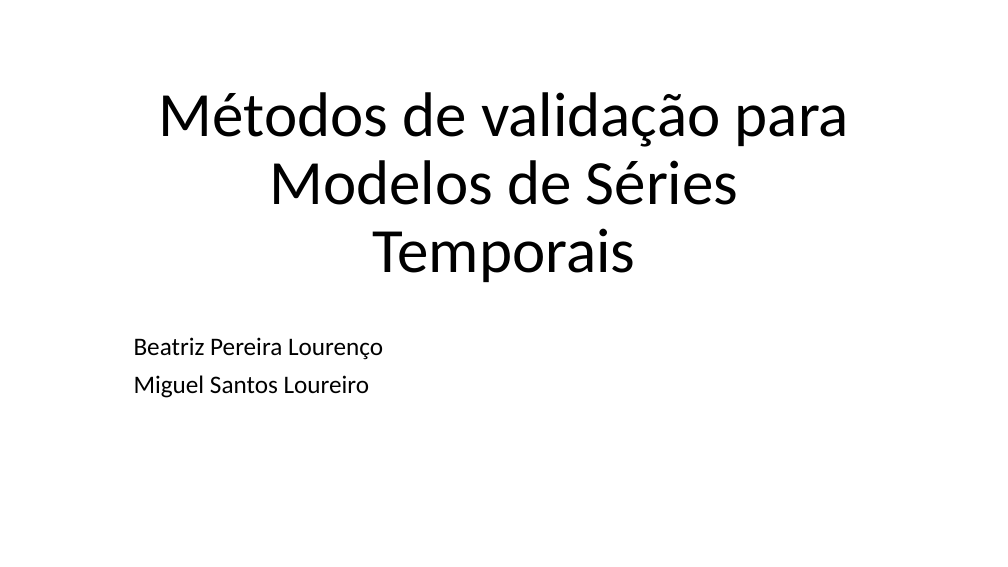
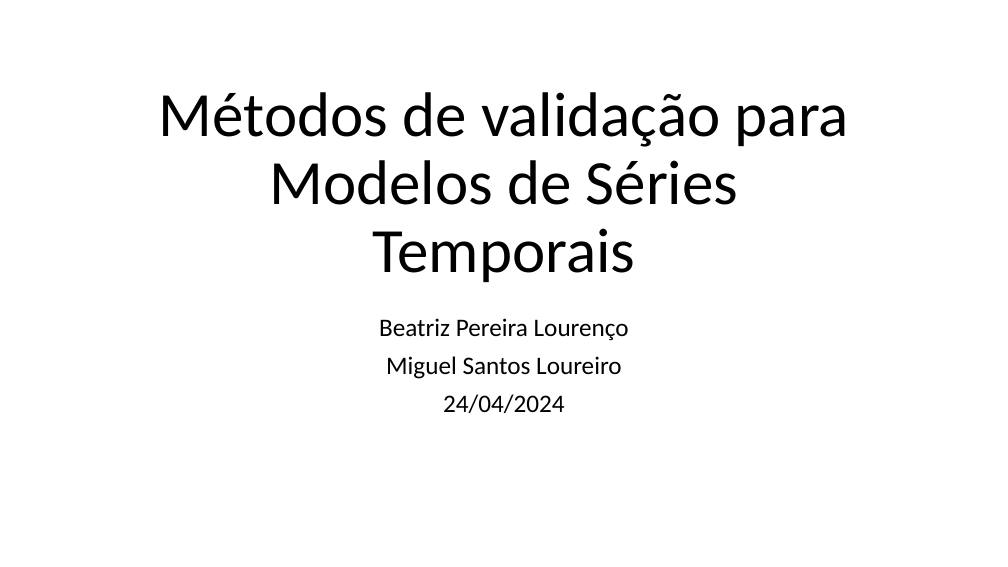
Before and after one commit to MiguelLoureiro98/timecave, a slide deck: slide 1 of papers/.ppt/cvtimeseries.pptx. Drawn at 1008x567 pixels with LibreOffice and Linux fonts; fonts in the diff are those of the drawing. Boxes give left, top, right and bottom in pixels: in the first picture for what was removed or moved away, otherwise in the second. Text is boxed around its words. In the diff, an @@ line names an element or a change of style, - is before the commit and + after.

```diff
--- a/papers/.ppt/cvtimeseries.pptx
+++ b/papers/.ppt/cvtimeseries.pptx
@@ subtitle at box(379, 318, 629, 379): alignment left to centre @@
@@ subtitle at box(443, 394, 565, 413): paragraph added @@
+24/04/2024
```
Also in this commit, not shown: 4 other slides changed, 21 slides added, 8 slides removed.
